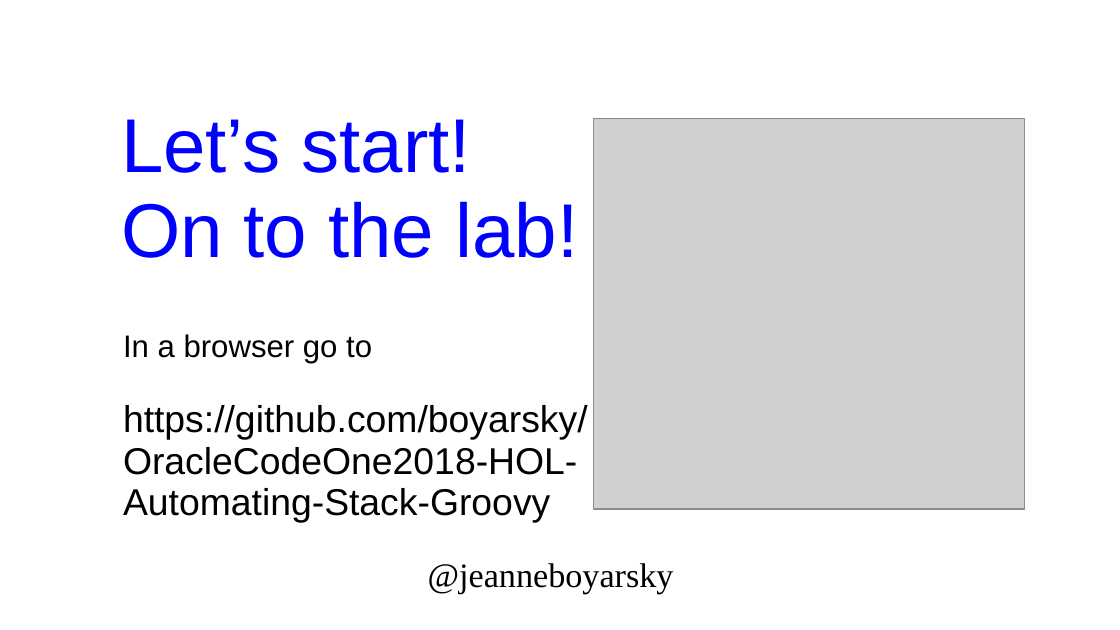
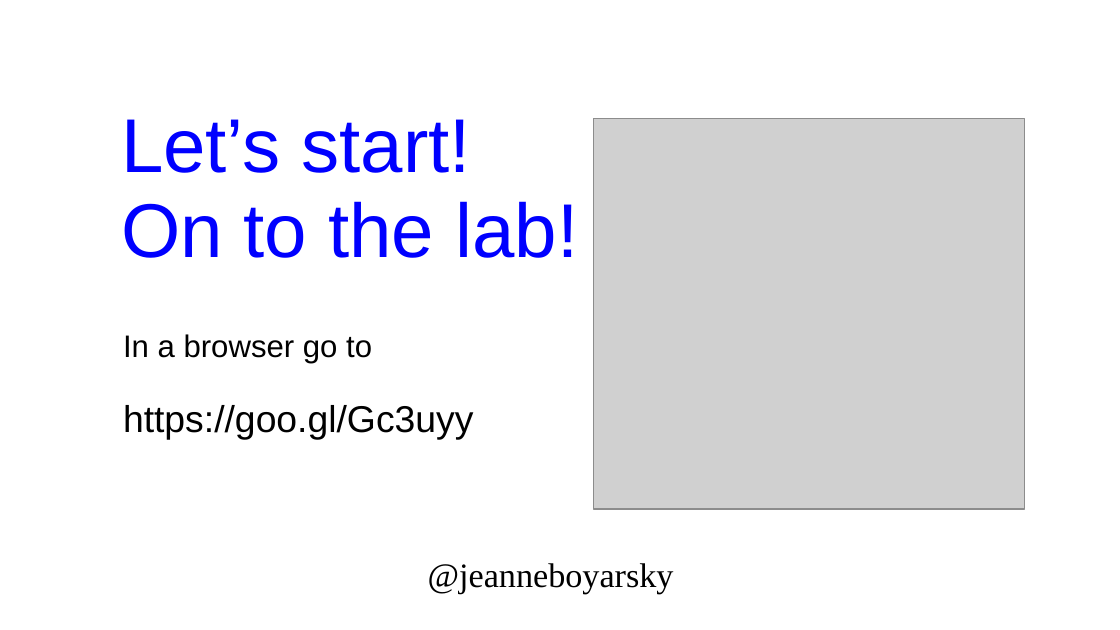
Before and after one commit to boyarsky/OracleCodeOne2018-HOL-Automating-Stack-Groovy, a slide deck: slide 17 of 2018-OracleCodeOne-Authomating Stack.ppt. Drawn at 1120x630 pixels with LibreOffice and Linux fonts; fonts in the diff are those of the drawing; grey boxes stand for pictures; background and template pictures are left out. Boxes give left, top, right and bottom in pixels: in the first picture for what was removed or moved away, otherwise in the second. Text is boxed around its words. In the diff, an @@ line names an element or a change of style, - is before the commit and + after.

```diff
--- a/2018-OracleCodeOne-Authomating Stack.ppt
+++ b/2018-OracleCodeOne-Authomating Stack.ppt
@@ text at box(123, 405, 474, 440): text changed @@
-https://github.com/boyarsky/OracleCodeOne2018-HOL-Automating-Stack-Groovy
+https://goo.gl/Gc3uyy
```
Also in this commit, not shown: 6 other slides changed, 1 other file.
